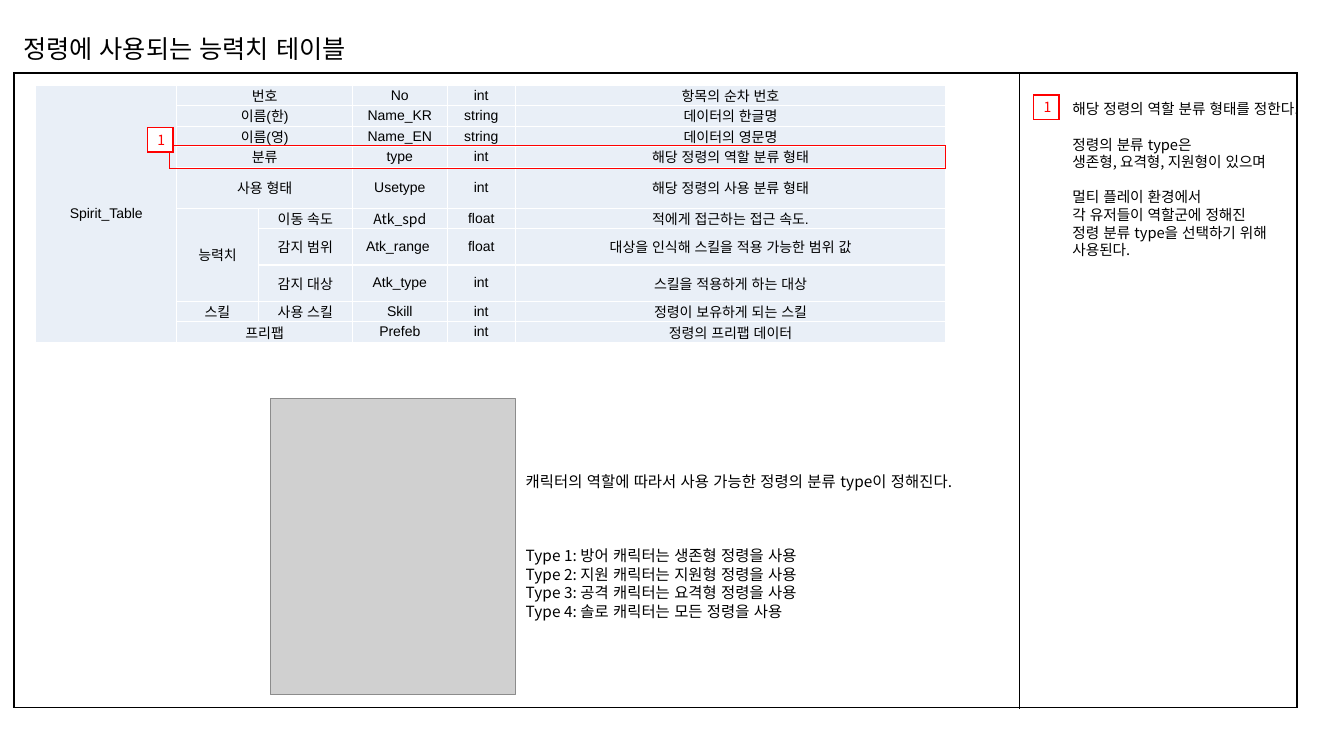
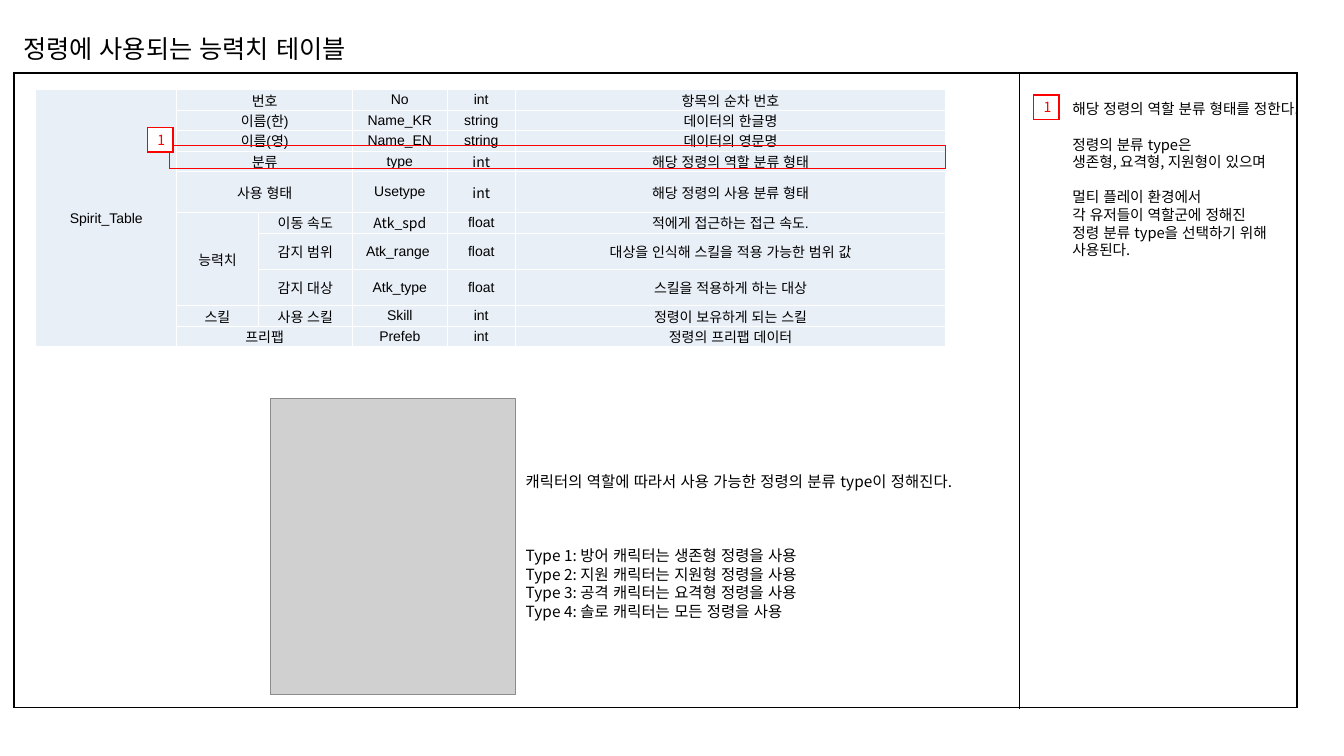
Before and after one commit to piecebypiece/Yggdrasil, a slide deck: slide 3 of 기획자료/PYG_정령_데이터_김순찬_220329.pptx. Drawn at 1344x756 pixels with LibreOffice and Linux fonts; fonts in the diff are those of the drawing; grey boxes stand for pictures. Boxes give left, top, right and bottom in pixels: in the first picture for what was removed or moved away, otherwise in the second. Text is boxed around its words. In the diff, an @@ line names an element or a change of style, - is before the commit and + after.

```diff
--- a/기획자료/PYG_정령_데이터_김순찬_220329.pptx
+++ b/기획자료/PYG_정령_데이터_김순찬_220329.pptx
@@ table at [35, 90, 947, 347] @@
-row 8, column 5: int
+row 8, column 5: float
@@ font Arial to Noto Sans CJK KR in "int", "int" @@
@@ table: place and size @@
-table at [35, 86, 947, 343]
+table at [35, 90, 947, 347]
```
Also in this commit, not shown: 3 other slides changed, 7 other files.
